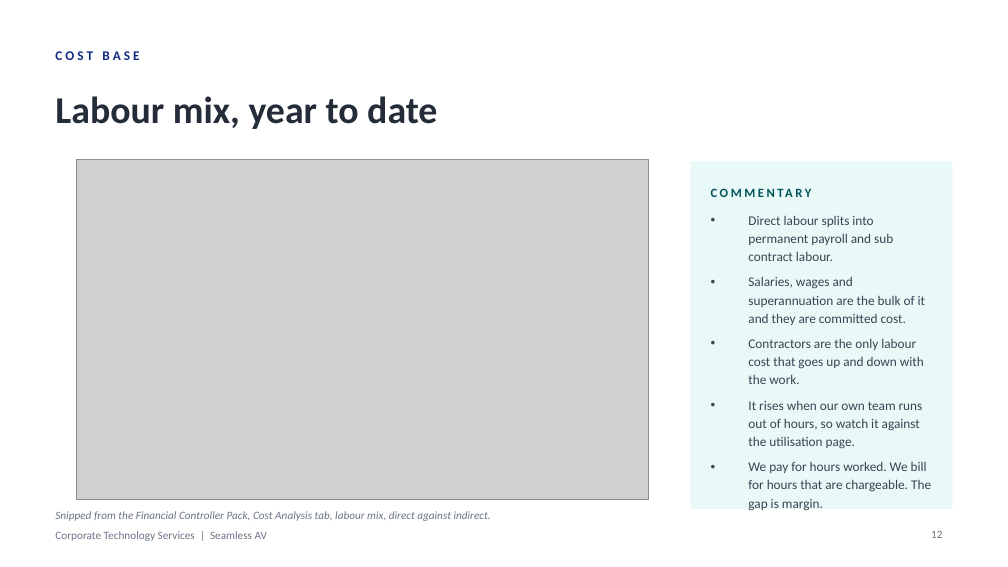
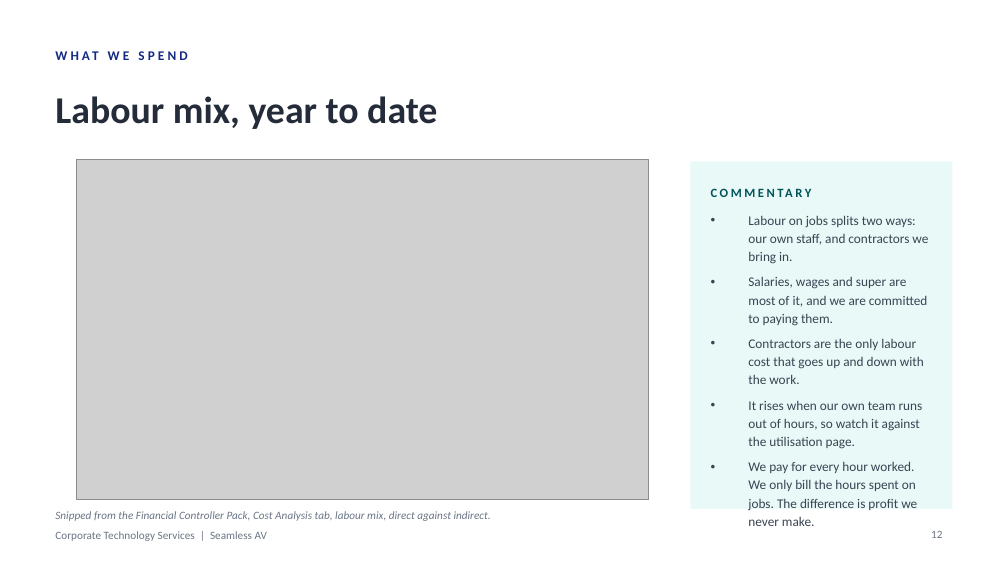
Before and after one commit to WesleyNelson-O33/Claude, a slide deck: slide 12 of deck/CTS Monthly Business Review - September 2026.pptx. Drawn at 1008x567 pixels with LibreOffice and Linux fonts; fonts in the diff are those of the drawing; grey boxes stand for pictures. Boxes give left, top, right and bottom in pixels: in the first picture for what was removed or moved away, otherwise in the second. Text is boxed around its words. In the diff, an @@ line names an element or a change of style, - is before the commit and + after.

```diff
--- a/deck/CTS Monthly Business Review - September 2026.pptx
+++ b/deck/CTS Monthly Business Review - September 2026.pptx
@@ text at (x1=748, y1=215, x2=928, y2=326): text changed @@
-• Direct labour splits into permanent payroll and sub contract labour.
-• Salaries, wages and superannuation are the bulk of it and they are committed cost.
+• Labour on jobs splits two ways: our own staff, and contractors we bring in.
+• Salaries, wages and super are most of it, and we are committed to paying them.
@@ text at (x1=748, y1=461, x2=916, y2=491): text changed @@
-• We pay for hours worked. We bill for hours that are chargeable. The gap is margin.
+• We pay for every hour worked. We only bill the hours spent on jobs. The difference is profit we never make.
@@ text at (x1=901, y1=501, x2=917, y2=508): text changed @@
-COST BASE
+WHAT WE SPEND
```
Also in this commit, not shown: 8 other slides changed, 2 other files.
